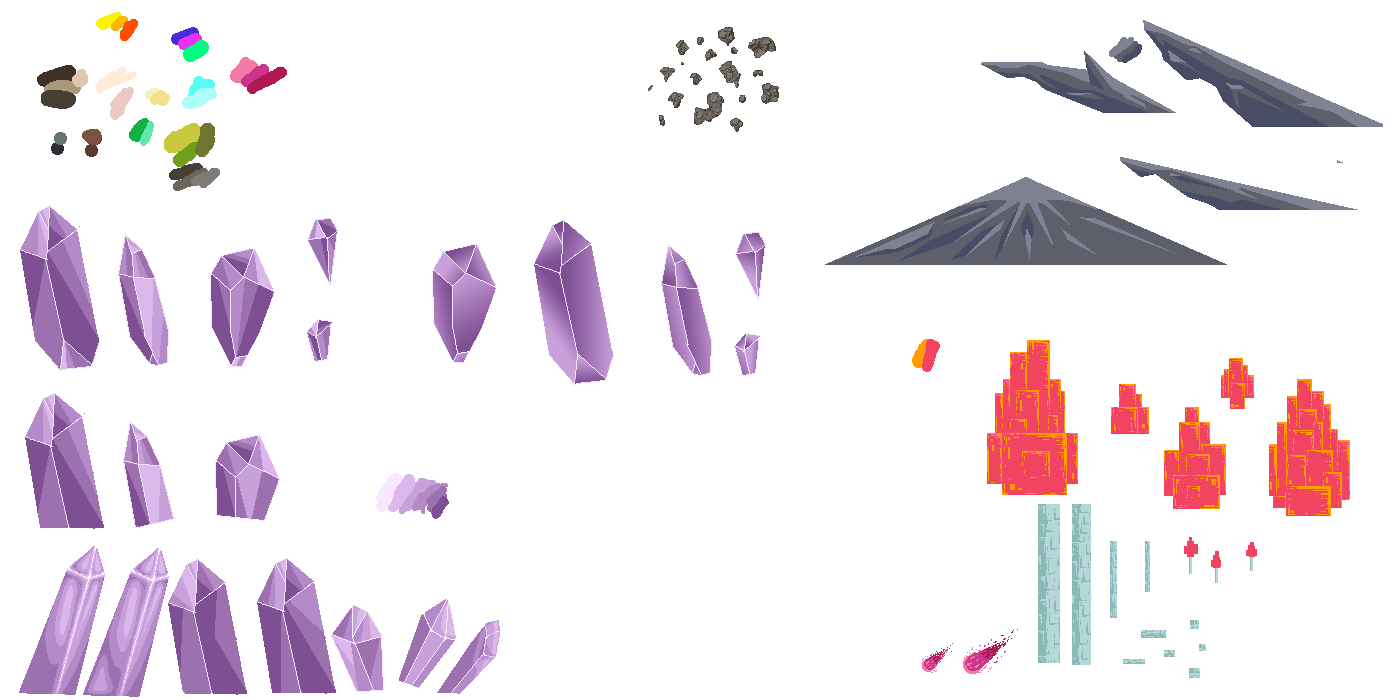
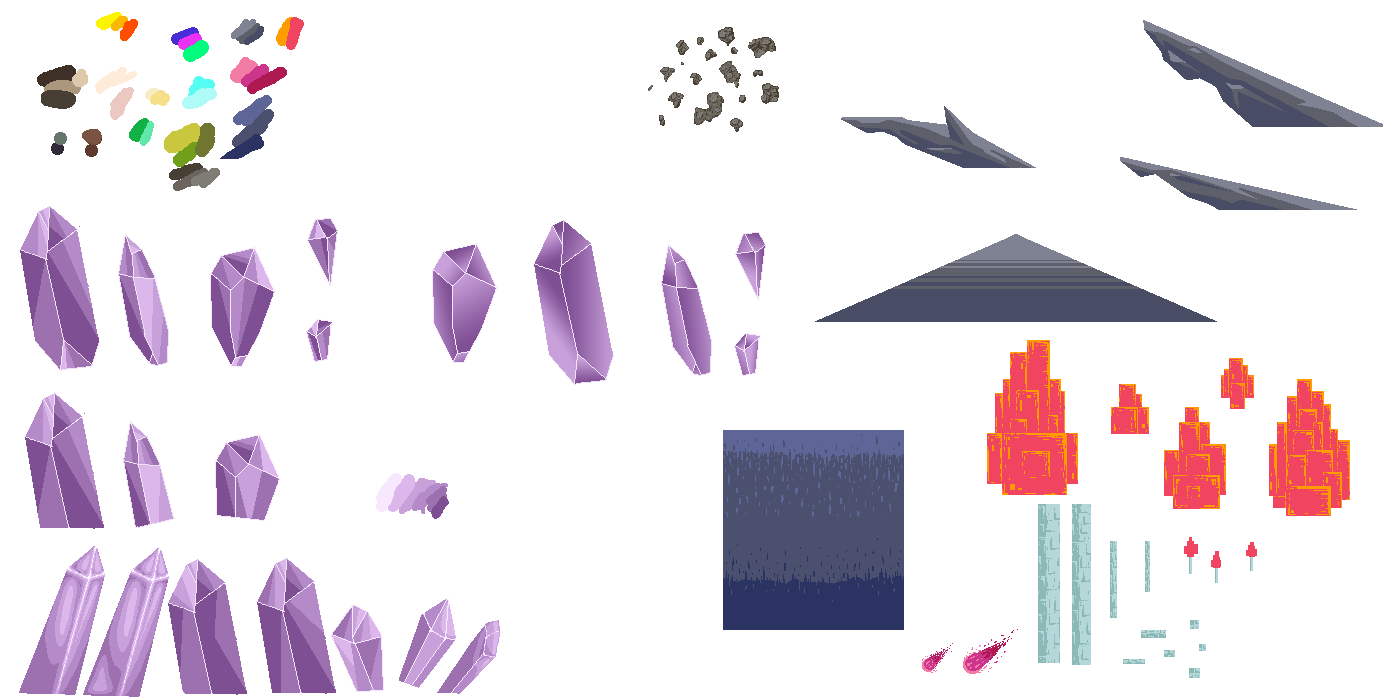
Layered file, before and after one edit (1400px x 700px). Changes by layer:
painted on "Layer 21" over (220, 17, 1343, 630)
hid "Layer 0" over (220, 17, 1343, 630)
